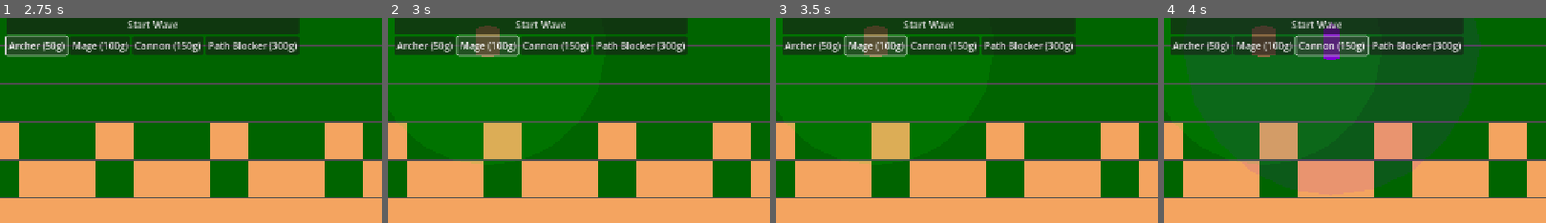
Above: before the commit, frames 1-4 (left to right).
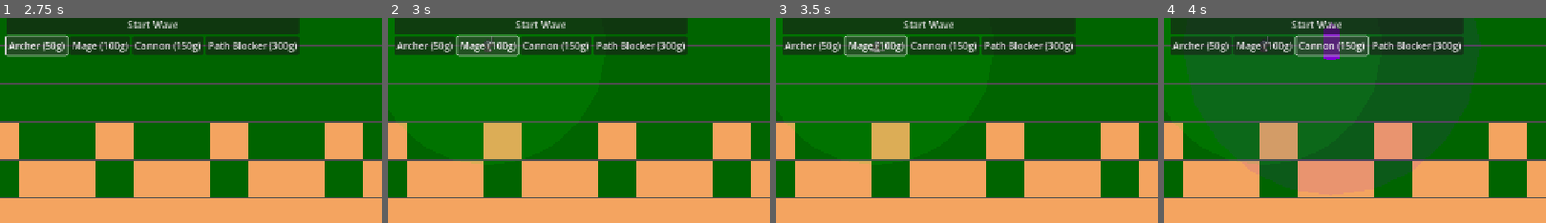
Above: after the commit, the same moments.

Repository: Saberlost/GodotTowerDefense
Game: Godot game, scene res://scenes/main.tscn
Same seed, same stepped clock (60 frames per second), same inputs: the game is played once before the commit and once after it.
Inputs:
- Up to frame 1 (2.75 s): click "Start Wave" at 0.5 s; click "Start Wave" at 1.25 s; click "Archer (50g)" at 2 s
- Up to frame 2 (3 s): click "Mage (100g)" at 2.75 s
- Up to frame 3 (3.5 s): no input
- Up to frame 4 (4 s): click "Cannon (150g)" at 3.5 s
The pictures show only the part of the screen within x 0-50%, y 8-58%; the shares and areas given below are measured in that part.

Frame 1 is identical in both runs. In frame 2, 0.8% of the frame differs, in the area x 23-30%, y 3-20%; in frame 3, 0.8%; in frame 4, 0.8%.

Commit message:
Add soldier sprite to archer tower and improve sprite handling
Co-authored-by: Saberlost <1304210+Saberlost@users.noreply.github.com>

Diff:
--- a/scenes/enemies/orc.tscn
+++ b/scenes/enemies/orc.tscn
@@ -23,7 +23,19 @@
 atlas = ExtResource("2")
 region = Rect2(400, 0, 100, 100)
 
-[sub_resource type="SpriteFrames" id="6"]
+[sub_resource type="AtlasTexture" id="6"]
+atlas = ExtResource("2")
+region = Rect2(500, 0, 100, 100)
+
+[sub_resource type="AtlasTexture" id="7"]
+atlas = ExtResource("2")
+region = Rect2(600, 0, 100, 100)
+
+[sub_resource type="AtlasTexture" id="8"]
+atlas = ExtResource("2")
+region = Rect2(700, 0, 100, 100)
+
+[sub_resource type="SpriteFrames" id="9"]
 animations = [{
 "frames": [{
 "duration": 1.0,
@@ -40,6 +52,15 @@
 }, {
 "duration": 1.0,
 "texture": SubResource("5")
+}, {
+"duration": 1.0,
+"texture": SubResource("6")
+}, {
+"duration": 1.0,
+"texture": SubResource("7")
+}, {
+"duration": 1.0,
+"texture": SubResource("8")
 }],
 "loop": true,
 "name": &"walk",
@@ -55,7 +76,7 @@
 gold_reward = 20
 
 [node name="Sprite2D" type="AnimatedSprite2D" parent="."]
-sprite_frames = SubResource("6")
+sprite_frames = SubResource("9")
 animation = &"walk"
 autoplay = "walk"
 
--- a/scenes/towers/archer_tower.tscn
+++ b/scenes/towers/archer_tower.tscn
@@ -1,7 +1,58 @@
-[gd_scene load_steps=3 format=3 uid="uid://co7sxrq7e2qyf"]
+[gd_scene load_steps=10 format=3 uid="uid://co7sxrq7e2qyf"]
 
 [ext_resource type="Script" uid="uid://bcnchke4v53s0" path="res://scripts/tower.gd" id="1"]
 [ext_resource type="PackedScene" uid="uid://cpj4nry5yka3w" path="res://scenes/projectile.tscn" id="2"]
+[ext_resource type="Texture2D" uid="uid://cotv83gs6i56c" path="res://sprites/Characters(100x100)/Soldier/Soldier with shadows/Soldier-Attack01.png" id="3"]
+
+[sub_resource type="AtlasTexture" id="1"]
+atlas = ExtResource("3")
+region = Rect2(0, 0, 100, 100)
+
+[sub_resource type="AtlasTexture" id="2"]
+atlas = ExtResource("3")
+region = Rect2(100, 0, 100, 100)
+
+[sub_resource type="AtlasTexture" id="3"]
+atlas = ExtResource("3")
+region = Rect2(200, 0, 100, 100)
+
+[sub_resource type="AtlasTexture" id="4"]
+atlas = ExtResource("3")
+region = Rect2(300, 0, 100, 100)
+
+[sub_resource type="AtlasTexture" id="5"]
+atlas = ExtResource("3")
+region = Rect2(400, 0, 100, 100)
+
+[sub_resource type="AtlasTexture" id="6"]
+atlas = ExtResource("3")
+region = Rect2(500, 0, 100, 100)
+
+[sub_resource type="SpriteFrames" id="7"]
+animations = [{
+"frames": [{
+"duration": 1.0,
+"texture": SubResource("1")
+}, {
+"duration": 1.0,
+"texture": SubResource("2")
+}, {
+"duration": 1.0,
+"texture": SubResource("3")
+}, {
+"duration": 1.0,
+"texture": SubResource("4")
+}, {
+"duration": 1.0,
+"texture": SubResource("5")
+}, {
+"duration": 1.0,
+"texture": SubResource("6")
+}],
+"loop": true,
+"name": &"attack",
+"speed": 6.0
+}]
 
 [node name="ArcherTower" type="Node2D"]
 script = ExtResource("1")
@@ -11,9 +62,10 @@
 use_projectiles = true
 projectile_scene = ExtResource("2")
 
-[node name="Sprite2D" type="Polygon2D" parent="."]
-color = Color(0.6, 0.4, 0.2, 1)
-polygon = PackedVector2Array(-20, -30, 0, -35, 20, -30, 20, 15, 0, 20, -20, 15)
+[node name="Sprite2D" type="AnimatedSprite2D" parent="."]
+sprite_frames = SubResource("7")
+animation = &"attack"
+autoplay = "attack"
 
 [node name="RangeCircle" type="Polygon2D" parent="."]
 color = Color(0, 1, 0, 0.1)
--- a/scripts/tower.gd
+++ b/scripts/tower.gd
@@ -48,9 +48,15 @@
 		attack_enemy(closest_enemy)
 
 func attack_enemy(enemy):
-	# Rotate towards enemy
+	# Orient sprite towards enemy
 	if sprite:
-		sprite.rotation = position.angle_to_point(enemy.position)
+		# For AnimatedSprite2D, flip horizontally instead of rotating
+		if sprite is AnimatedSprite2D:
+			var direction = enemy.global_position - global_position
+			sprite.flip_h = direction.x < 0
+		else:
+			# For other sprites (like Polygon2D), rotate as before
+			sprite.rotation = position.angle_to_point(enemy.position)
 
 	# Shoot projectile or do direct damage
 	if use_projectiles and projectile_scene:
Not shown: 1 places in scenes/enemies/orc.tscn that only renumber resources
